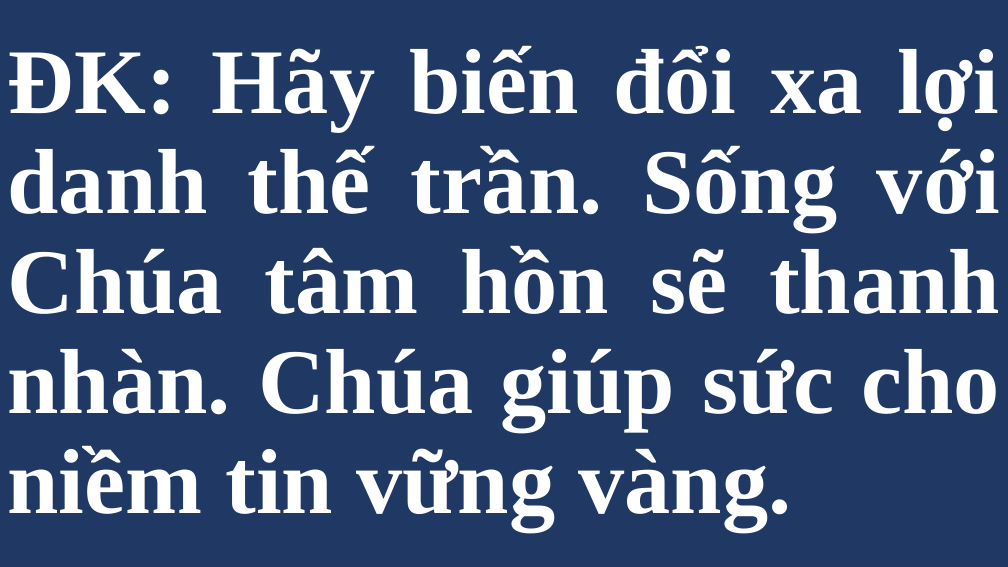
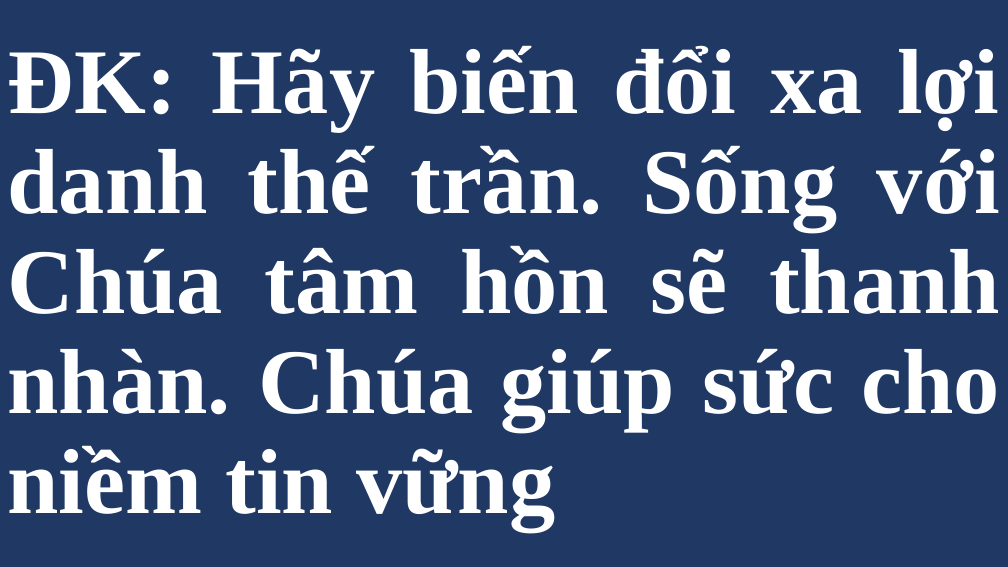
Before and after one commit to anhpeter/song-generator, a slide deck: slide 18 of output/songs.pptx. Drawn at 1008x567 pixels with LibreOffice and Linux fonts; fonts in the diff are those of the drawing. Boxes give left, top, right and bottom in pixels: in the first picture for what was removed or moved away, otherwise in the second. Text is boxed around its words. In the diff, an @@ line names an element or a change of style, - is before the commit and + after.

```diff
--- a/output/songs.pptx
+++ b/output/songs.pptx
@@ title at (8, 45, 1000, 530): text changed @@
-ĐK: Hãy biến đổi xa lợi danh thế trần. Sống với Chúa tâm hồn sẽ thanh nhàn. Chúa giúp sức cho niềm tin vững vàng.
+ĐK: Hãy biến đổi xa lợi danh thế trần. Sống với Chúa tâm hồn sẽ thanh nhàn. Chúa giúp sức cho niềm tin vững
```
Also in this commit, not shown: 9 other slides changed, 1 slide added, 1 slide removed, 2 other files.
